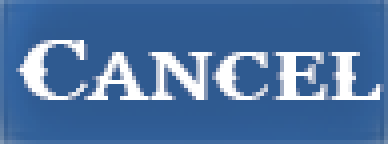
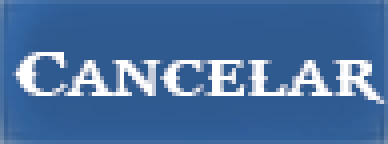
Layered file, before and after one edit (388×144). Changes by layer:
renamed "Cancel" to "Cancelar", painted on it over 12, 40, 388, 104
